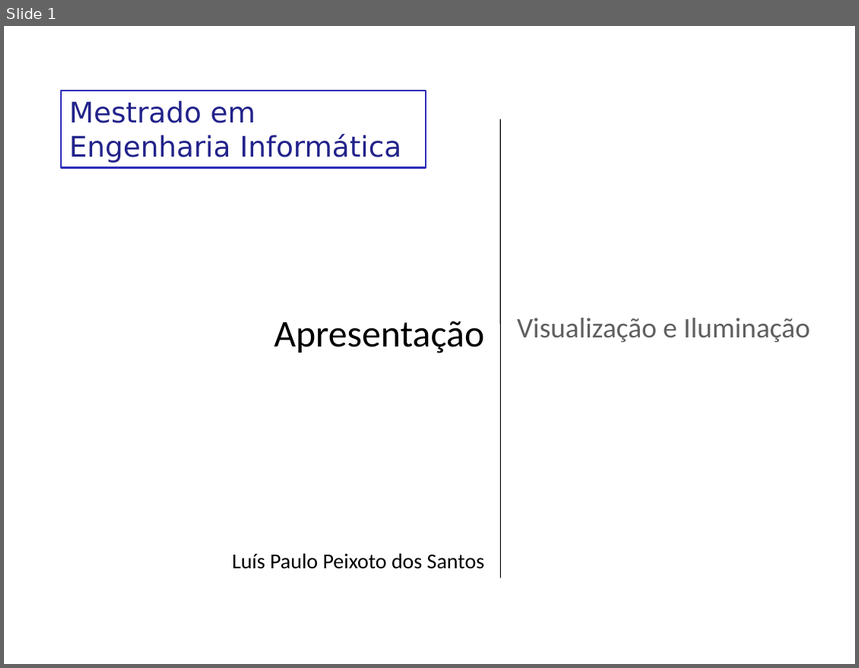
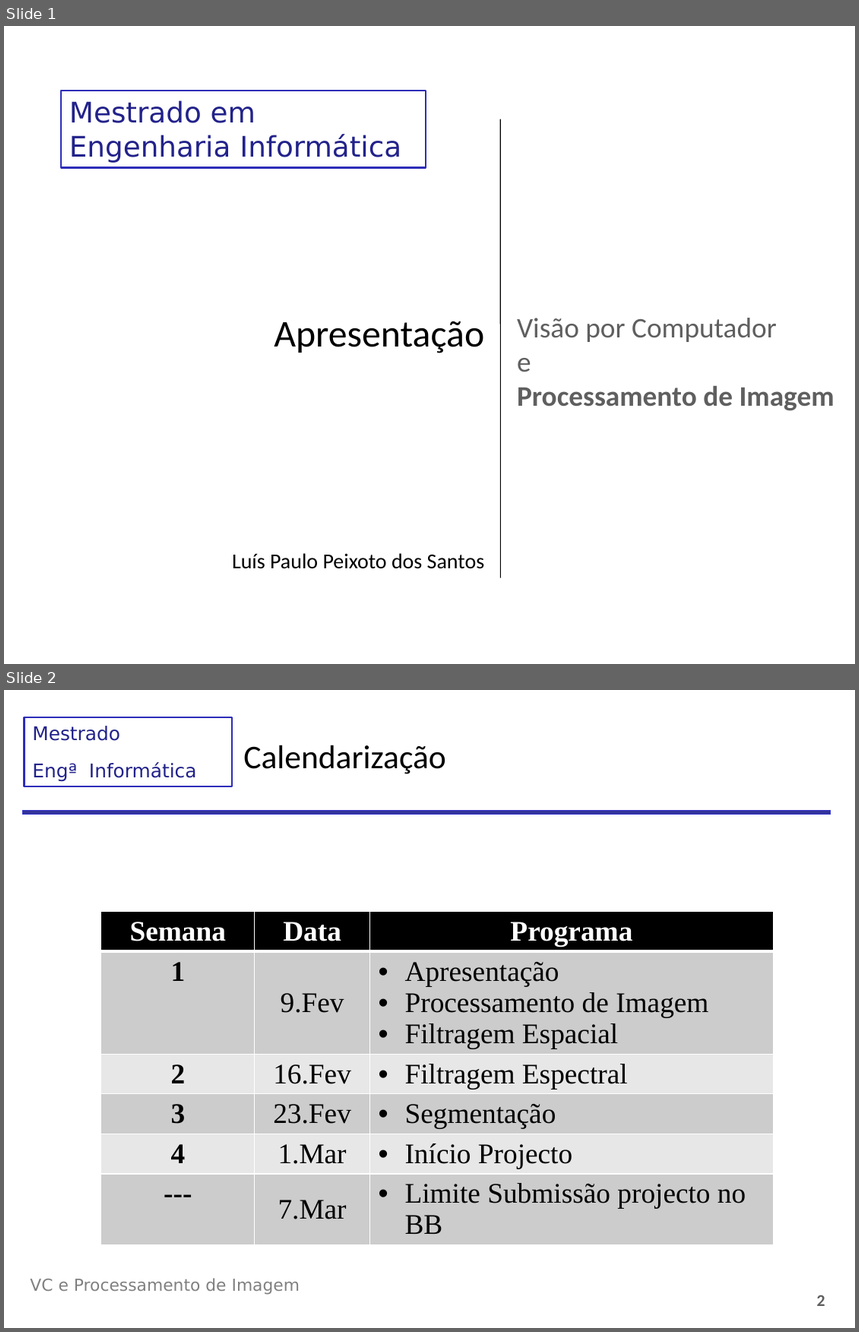
Before and after one commit to LykiFyar/stuff, a slide deck: Yr4/Sem2/CG/VCPI/Aulas/Aula1/00-Apresentacao.pptx. Shown one above the other, each under a label of ours: slide 1 before the commit, slides 1 and 2 after it. The pictures are 859x668 and 859x1332 pixels, drawn with LibreOffice and Linux fonts; fonts in the diff are those of the drawing; background and template pictures are left out. Boxes give left, top, right and bottom in pixels: in the first picture for what was removed or moved away, otherwise in the second. Text is boxed around its words. In the diff, an @@ line names an element or a change of style, - is before the commit and + after.

```diff
--- a/Yr4/Sem2/CG/VCPI/Aulas/Aula1/00-Apresentacao.pptx
+++ b/Yr4/Sem2/CG/VCPI/Aulas/Aula1/00-Apresentacao.pptx
@@ slide 2 added at (4,690,855,1328), background picture (left out) @@
@@ rectangle added at (25,717,232,787), outline #2D2DB9 1.5 pt, 16 pt, text #22228B @@
+Mestrado
+Engª Informática
@@ title added at (243,745,446,774), 28 pt, text #000000 @@
+Calendarização
@@ rectangle added at (23,810,831,815), fill #333399, outline #3333CC 0.75 pt @@
@@ table added at (101,911,772,1237), 6 rows, 3 columns @@
+Semana | Data | Programa
+1 | 9.Fev | Apresentação / Processamento de Imagem / Filtragem Espacial
+2 | 16.Fev | Filtragem Espectral
+3 | 23.Fev | Segmentação
+4 | 1.Mar | Início Projecto
+--- | 7.Mar | Limite Submissão projecto no BB
@@ text added at (30,1278,300,1295), 14 pt, text #808080 @@
+VC e Processamento de Imagem
@@ page number added at (817,1295,826,1306), 14 pt, text #5F5F5F, bold @@
+2
@@ slide 1 changed as well @@
@@ title at (517,318,835,411): text changed; bold on @@
-Visualização e Iluminação
+Visão por Computador
+e
+Processamento de Imagem
```
Also in this commit, not shown: 1 other slide changed, 1 other slide added, 5 slides removed, 17 other files.
